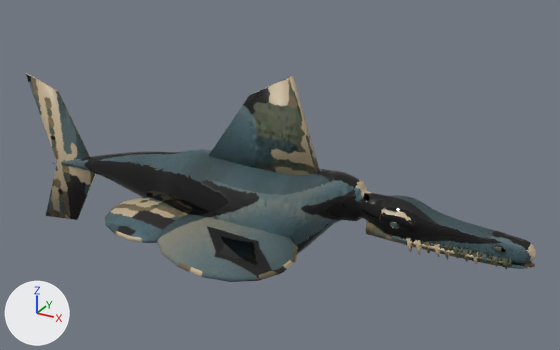
Renders of the Blender file assets/art-v5/creatures/ichthyosaurus/ichthyosaurus.blend from each side of a commit.
Both versions are drawn from a 50 mm camera at (3.07, -5.38, 3.78) aimed at (0.02, 0.16, 1.01). The axes (+X, +Y, +Z) are drawn at lower left. The lights are the same throughout. The older version comes first. Objects named as collision shapes, trigger or cutter boxes, shadow casters or lower levels of detail are left out.

Names of what the first picture shows: 'Surface_LOD0'.
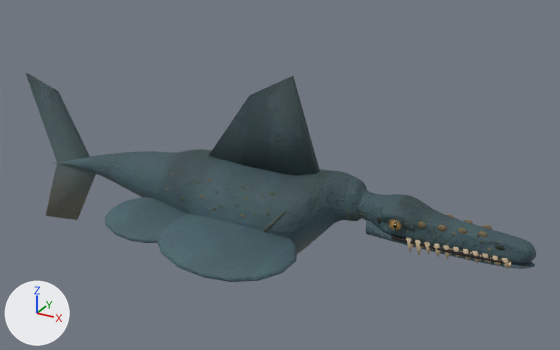
Boxes (x1, y1, x2, y2) around the edits, measured in the pictures (560 x 350 px; the box of a moved part takes in the faces that stretch with it):
part 1 of me_anatomical_axial_skin, added: after (438, 224, 447, 231)
part 2 of me_anatomical_axial_skin, moved or reshaped: before (61, 149, 536, 269); after (55, 149, 536, 269)
part 3 of me_anatomical_axial_skin, surface changed: (26, 73, 536, 281) in both

Edits to the bpy script that builds the scene:
```text
Change me_anatomical_axial_skin:
    used by ob_surface_lod0; location = (0.0, 0.0, 0.0)
    remove me_anatomical_axial_skin.from_pydata(...)  # 12596 vertices, 24948 faces; spans x -2.79..2.29, y -1.15..1.15, z 0.0..1.98
    add me_anatomical_axial_skin.from_pydata(...)  # 15286 vertices, 29892 faces; spans x -2.79..2.29, y -1.15..1.15, z 0.0..1.98
    me_anatomical_axial_skin part 1: a new loose piece, a UV sphere (8 segments, 5 rings, poles along z) spanning x 1.554..1.626, y -0.117..-0.087, z 0.967..1.023, in mat_hide_pbr
    me_anatomical_axial_skin part 2: 336 vertices moved within x -2.58..2.24, y -0.39..0.41, z 0.25..1.22; 4860 vertices removed from x -2.56..2.29, y -0.41..0.41, z 0.25..1.23; 7131 vertices added at x -2.59..2.29, y -0.41..0.41, z 0.25..1.23
    me_anatomical_axial_skin part 3: 7761 kept faces spanning x -2.79..2.29, y -1.15..1.15, z 0.0..1.98 get new texture (UV) coordinates
    other edits to the shape of me_anatomical_axial_skin do not show in these pictures
```
